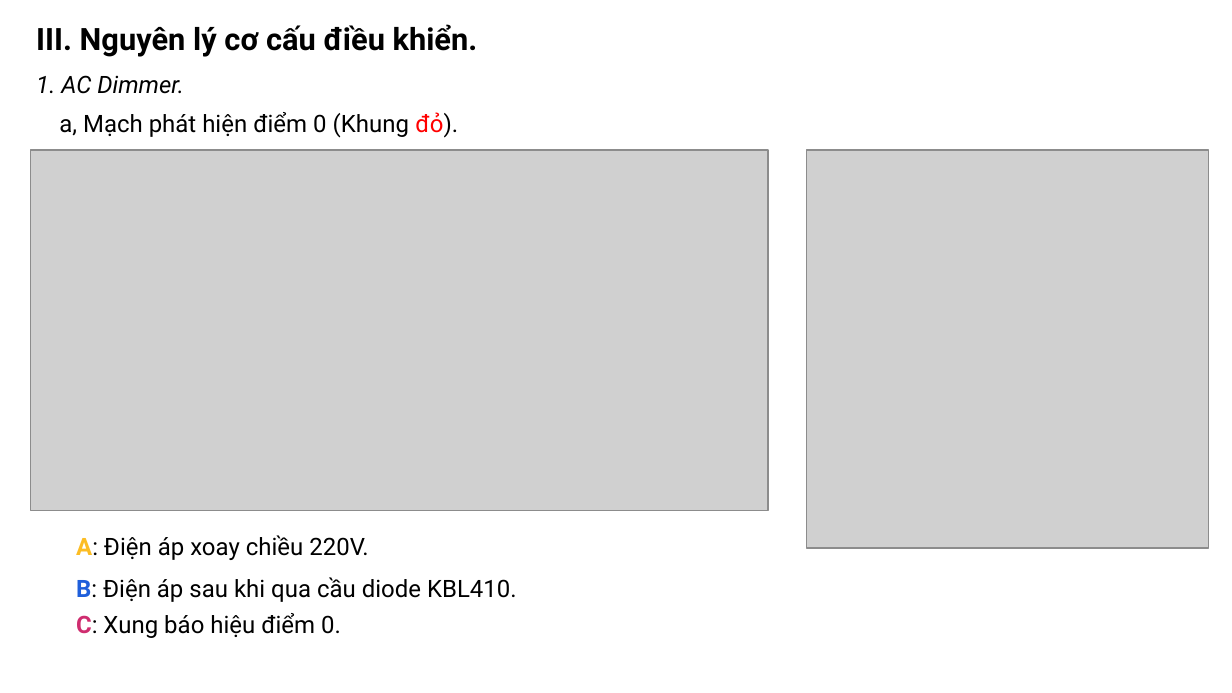
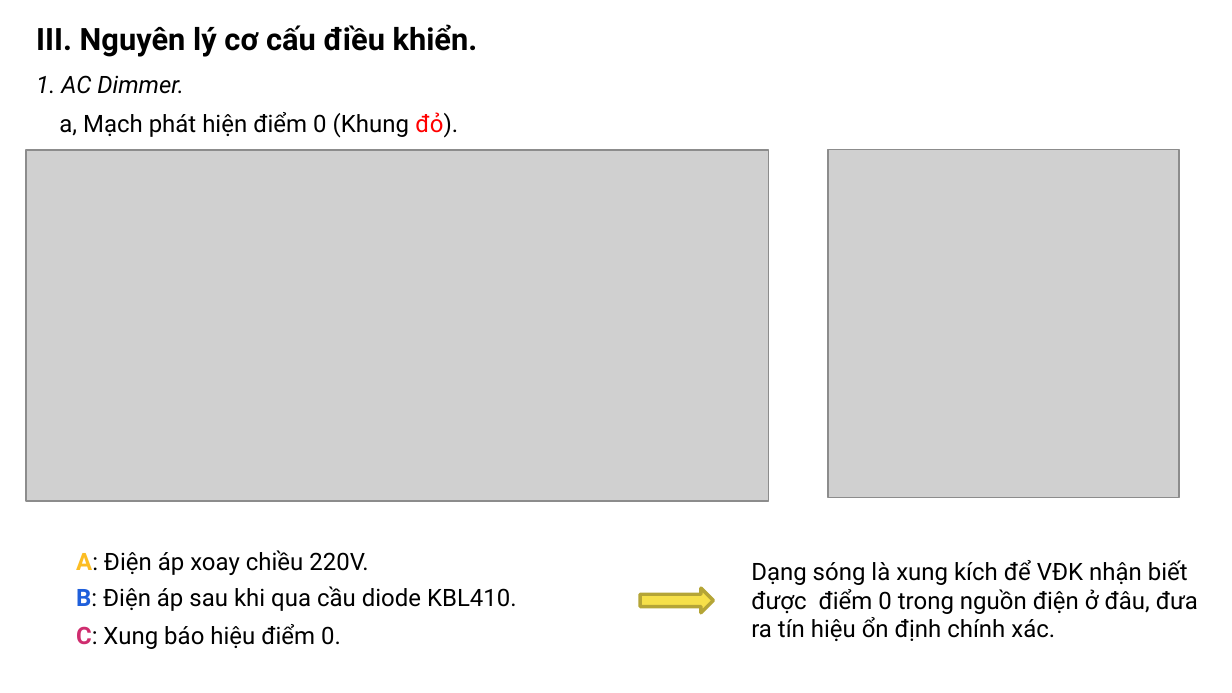
Before and after one commit to khanhnm08/HK_Egg_Incubator, a slide deck: slide 7 of Slide bao cao.pptx (slide 6 before the commit). Drawn at 1232x693 pixels with LibreOffice and Linux fonts; fonts in the diff are those of the drawing; grey boxes stand for pictures. Boxes give left, top, right and bottom in pixels: in the first picture for what was removed or moved away, otherwise in the second. Text is boxed around its words. In the diff, an @@ line names an element or a change of style, - is before the commit and + after.

```diff
--- a/Slide bao cao.pptx
+++ b/Slide bao cao.pptx
@@ picture: place and size @@
-picture at <box>31,150,769,511</box>
+picture at <box>26,150,769,501</box>
@@ picture: place and size @@
-picture at <box>807,150,1209,548</box>
+picture at <box>828,150,1179,498</box>
@@ text "A: Điện áp xoay chiều ...": place and size @@
-text "A: Điện áp xoay chiều ..." at <box>76,535,368,560</box>
+text "A: Điện áp xoay chiều ..." at <box>76,550,368,575</box>
@@ text added at <box>751,560,1198,641</box>, 14 pt, text #000000 @@
+Dạng sóng là xung kích để VĐK nhận biết
+được điểm 0 trong nguồn điện ở đâu, đưa
+ra tín hiệu ổn định chính xác.
@@ text "B: Điện áp sau khi ...": place and size @@
-text "B: Điện áp sau khi ..." at <box>76,577,517,602</box>
+text "B: Điện áp sau khi ..." at <box>76,586,517,611</box>
@@ right arrow added at <box>641,588,713,612</box>, fill #F6E049, outline #B6A636 2 pt @@
@@ text "C: Xung báo hiệu điểm ...": place and size @@
-text "C: Xung báo hiệu điểm ..." at <box>76,613,341,638</box>
+text "C: Xung báo hiệu điểm ..." at <box>76,624,341,649</box>
```
Also in this commit, not shown: 9 other slides changed, 4 slides added, 22 other files.
